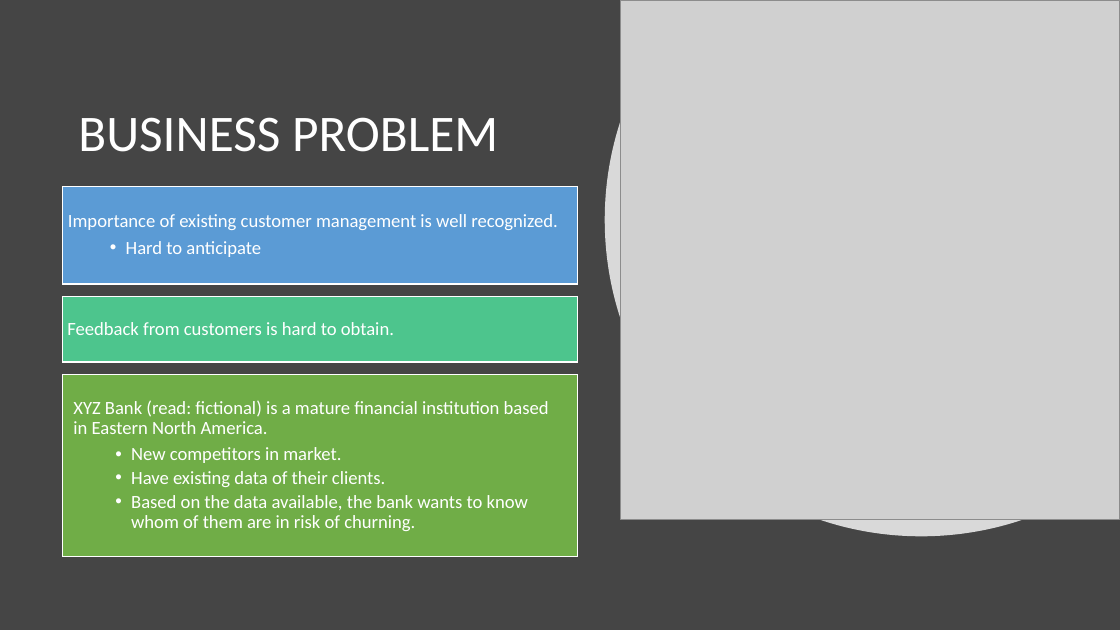
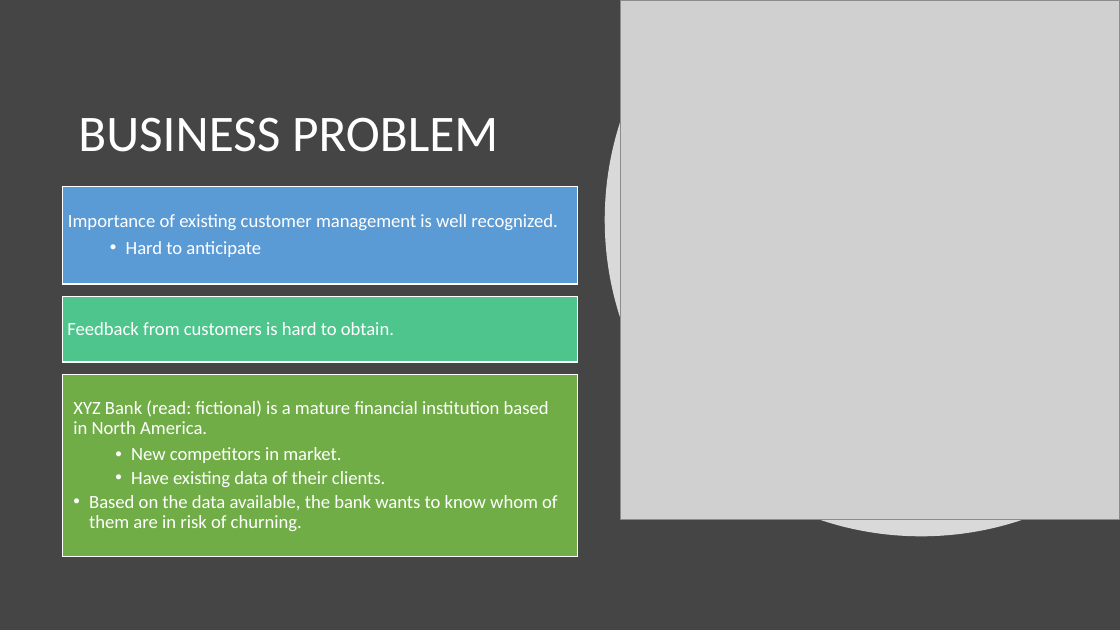
Before and after one commit to tamjid-ahsan/capstone_customer_churn, a slide deck: slide 3 of presentation.pptx. Drawn at 1120x630 pixels with LibreOffice and Linux fonts; fonts in the diff are those of the drawing; grey boxes stand for pictures. Boxes give left, top, right and bottom in pixels: in the first picture for what was removed or moved away, otherwise in the second. Text is boxed around its words. In the diff, an @@ line names an element or a change of style, - is before the commit and + after.

```diff
--- a/presentation.pptx
+++ b/presentation.pptx
@@ text in rectangle at [73, 400, 549, 434]: text changed @@
-XYZ Bank (read: fictional) is a mature financial institution based in Eastern North America.
+XYZ Bank (read: fictional) is a mature financial institution based in North America.
@@ text in rectangle at [89, 495, 557, 531]: list level 3 to 2 in "Based on the data available, ..." @@
```
Also in this commit, not shown: 2 other slides changed, 2 slides added, 2 slides removed, 18 other files.
